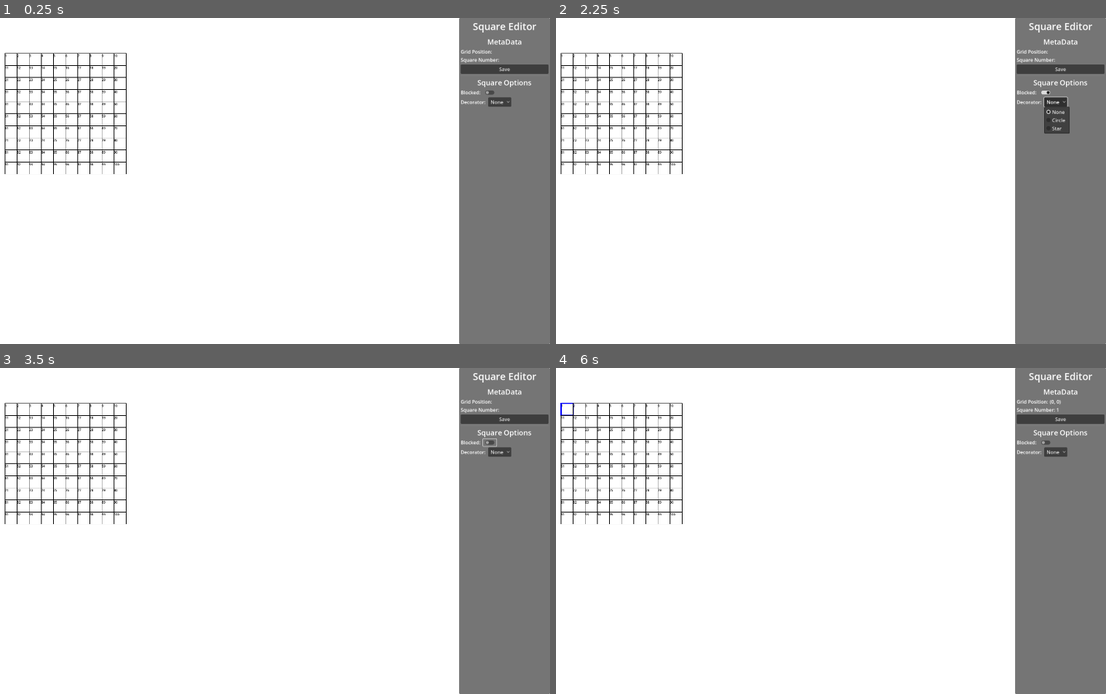
Above: before the commit, frames 1-4 (two rows, left to right).
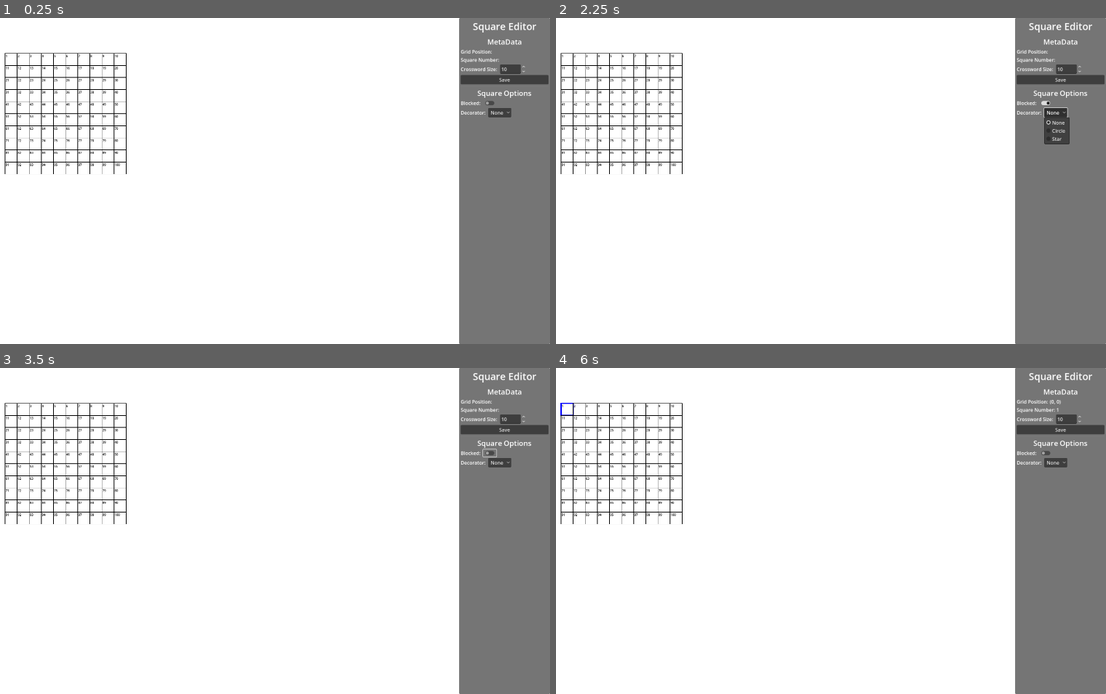
Above: after the commit, the same moments.

Repository: Evelyn-Hill/crosswordmaker
Game: Godot game, scene res://src/core/main/main.tscn
Two runs of this game, one before a commit and one after it. Both use one fixed random seed, a clock stepped at 60 frames per second and the inputs below.
Inputs (mouse positions are in pixels of both pictures, inside the frame that each line leads up to; where the layout moved, square brackets give the same spot in the first picture):
- Up to frame 1 (0.25 s): no input
- Up to frame 2 (2.25 s): click "Save" at 0.5 s; click (1045, 102) [1045, 92] at 1.25 s; click "None" at 2 s
- Up to frame 3 (3.5 s): click (489, 452) [489, 442] at 2.75 s
- Up to frame 4 (6 s): click "None" at 3.5 s; click (1045, 452) [1045, 442] at 4.25 s; click "None" at 5 s; tap Enter at 5.75 s; move the mouse to (567, 410) at 5.77 s; click (567, 410) at 5.92 s

The runs differ from the first frame. In frame 1, 1.7% of the frame differs, in the area x 0-100%, y 11-46%; in frame 2, 1.9%; in frame 3, 1.8%; in frame 4, 1.7%.

Commit message:
feat: added crossword size adjustment, square numbers now re-calculate whenever a qualifying event occurs

Diff:
--- a/src/core/SignalBus/SignalBus.gd
+++ b/src/core/SignalBus/SignalBus.gd
@@ -7,3 +7,7 @@
 signal save_requested
 func emit_save_requested():
 	save_requested.emit()
+
+signal square_filled(square: CrosswordSquare)
+func emit_square_filled(square: CrosswordSquare) -> void:
+	square_filled.emit(square)
--- a/src/crossword/CrosswordEditorPanel/CrosswordEditorPanel.gd
+++ b/src/crossword/CrosswordEditorPanel/CrosswordEditorPanel.gd
@@ -1,24 +1,32 @@
 extends Control
 
 var current_square: CrosswordSquare
+@onready var _crossword_grid = get_parent().get_node_or_null("CrosswordGrid")
 
 func _ready() -> void:
+	assert(_crossword_grid != null, "Could not find crossword grid!")
+
 	SignalBus.square_clicked.connect(_handle_square_clicked)
-
 	%BlockedToggleButton.toggled.connect(_handle_blocked_toggled)
 	%DecoratorOption.item_selected.connect(_handle_decorator_set)
 	%SaveButton.pressed.connect(_handle_save_button_pressed)
-	pass # Replace with function body.
+
+	%SizeSpinBox.value_changed.connect(_handle_size_spin_box_value_changed)
+	%SizeSpinBox.value = _crossword_grid.grid_size.x
+	%SizeSpinBox.min_value = _crossword_grid.MIN_GRID_SIZE
+	%SizeSpinBox.max_value = _crossword_grid.MAX_GRID_SIZE
 
 func _handle_square_clicked(square: CrosswordSquare) -> void:
 	current_square = square
 	%GridPositionValue.text = str(square.grid_position)
 	%SquareNumberValue.text = str(square.square_number)
 	%BlockedToggleButton.button_pressed = square.filled
-
 	%DecoratorOption.selected = current_square.decorator
 
 
+func _handle_size_spin_box_value_changed(value: float) -> void:
+	_crossword_grid.try_set_grid_size(value)
+	pass
 
 func _handle_blocked_toggled(state: bool) -> void:
 	if current_square: current_square.set_filled_state(state)
--- a/src/crossword/CrosswordEditorPanel/CrosswordEditorPanel.tscn
+++ b/src/crossword/CrosswordEditorPanel/CrosswordEditorPanel.tscn
@@ -68,6 +68,17 @@
 unique_name_in_owner = true
 layout_mode = 2
 
+[node name="HBoxContainer" type="HBoxContainer" parent="PanelContainer/MarginContainer/VBoxContainer"]
+layout_mode = 2
+
+[node name="Label" type="Label" parent="PanelContainer/MarginContainer/VBoxContainer/HBoxContainer"]
+layout_mode = 2
+text = "Crossword Size: "
+
+[node name="SizeSpinBox" type="SpinBox" parent="PanelContainer/MarginContainer/VBoxContainer/HBoxContainer"]
+unique_name_in_owner = true
+layout_mode = 2
+
 [node name="SaveButton" type="Button" parent="PanelContainer/MarginContainer/VBoxContainer"]
 unique_name_in_owner = true
 layout_mode = 2
--- a/src/crossword/CrosswordGrid/CrosswordGrid.gd
+++ b/src/crossword/CrosswordGrid/CrosswordGrid.gd
@@ -2,6 +2,8 @@
 extends Control
 
 const CROSSWORD_SQUARE: PackedScene = preload("res://src/crossword/CrosswordSquare/CrosswordSquare.tscn")
+const MIN_GRID_SIZE: int = 10
+const MAX_GRID_SIZE: int = 25
 
 @export var grid_size: Vector2i = Vector2(10, 10)
 
@@ -10,14 +12,20 @@
 func _ready() -> void:
 	render_crossword()
 	SignalBus.save_requested.connect(generate_crossword_json)
+	SignalBus.square_filled.connect(on_square_filled)
 
 func render_crossword() -> void:
-	var square_number = 0
+
+	if self.get_child_count() != 0:
+		for child in get_children():
+			child.queue_free()
+
+		squares.clear()
+
+
 	for y in range(0, grid_size.y):
 		for x in range(0, grid_size.x):
-			square_number += 1
 			var square: CrosswordSquare = CROSSWORD_SQUARE.instantiate() as CrosswordSquare
-			square.square_number = square_number
 			square.grid_position = Vector2i(x, y)
 			square._crossword_grid = self
 			self.add_child(square)
@@ -25,6 +33,31 @@
 			square.position.x = square.size.x * x
 			squares[square.grid_position] = square
 
+
+	calculate_square_numbers()
+
+func calculate_square_numbers() -> void:
+	if squares.is_empty(): return
+
+	var number: int = 1
+
+	for square in squares:
+		if squares[square].filled:
+			continue
+
+		squares[square].set_number(number)
+		number += 1
+
+func try_set_grid_size(new_size: int) -> bool:
+	if new_size < MIN_GRID_SIZE or new_size > MAX_GRID_SIZE:
+		return false
+
+	grid_size = Vector2i(new_size, new_size)
+	render_crossword()
+	return true
+
+func on_square_filled(_square: CrosswordSquare) -> void:
+	calculate_square_numbers()
 
 func generate_crossword_json() -> String:
 	var data = {}
@@ -52,6 +85,5 @@
 
 	return JSON.stringify(data)
 
-
 func get_square_by_grid_position(grid_position: Vector2i) -> CrosswordSquare:
 	return squares[grid_position]
--- a/src/crossword/CrosswordSquare/CrosswordSquare.gd
+++ b/src/crossword/CrosswordSquare/CrosswordSquare.gd
@@ -21,7 +21,6 @@
 
 
 func _ready() -> void:
-	%SquareNumber.text = str(square_number)
 	self.text_changed.connect(_handle_text_changed)
 	self.gui_input.connect(_on_gui_input)
 	SignalBus.square_clicked.connect(_on_square_clicked)
@@ -62,6 +61,9 @@
 
 func set_filled_state(filled_state: bool) -> void:
 	filled = filled_state
+	if filled:
+		%SquareNumber.text = ""
+		square_number = -1
 
 	if filled:
 		text = ""
@@ -71,6 +73,9 @@
 	if sym_square.filled != filled_state:
 		sym_square.set_filled_state(filled_state)
 
+	# This eventually triggers the square numbers to recalculate
+	# at the crossword grid level.
+	SignalBus.emit_square_filled(self)
 	queue_redraw()
 
 func set_decorator(d: Decorators) -> void:
@@ -88,3 +93,7 @@
 		add_theme_font_size_override("font_size", 13)
 	else:
 		add_theme_font_size_override("font_size", 15)
+
+func set_number(number: int) -> void:
+	square_number = number
+	%SquareNumber.text = str(square_number)
--- a/src/crossword/CrosswordSquare/CrosswordSquare.tscn
+++ b/src/crossword/CrosswordSquare/CrosswordSquare.tscn
@@ -26,9 +26,10 @@
 unique_name_in_owner = true
 custom_minimum_size = Vector2(65, 65)
 layout_mode = 0
-offset_top = 1.0
-offset_right = 65.0
-offset_bottom = 66.0
+offset_left = 2.0
+offset_top = 2.0
+offset_right = 67.0
+offset_bottom = 67.0
 pivot_offset = Vector2(20, 20)
 theme_override_colors/font_color = Color(0, 0, 0, 1)
 theme_override_font_sizes/font_size = 10
